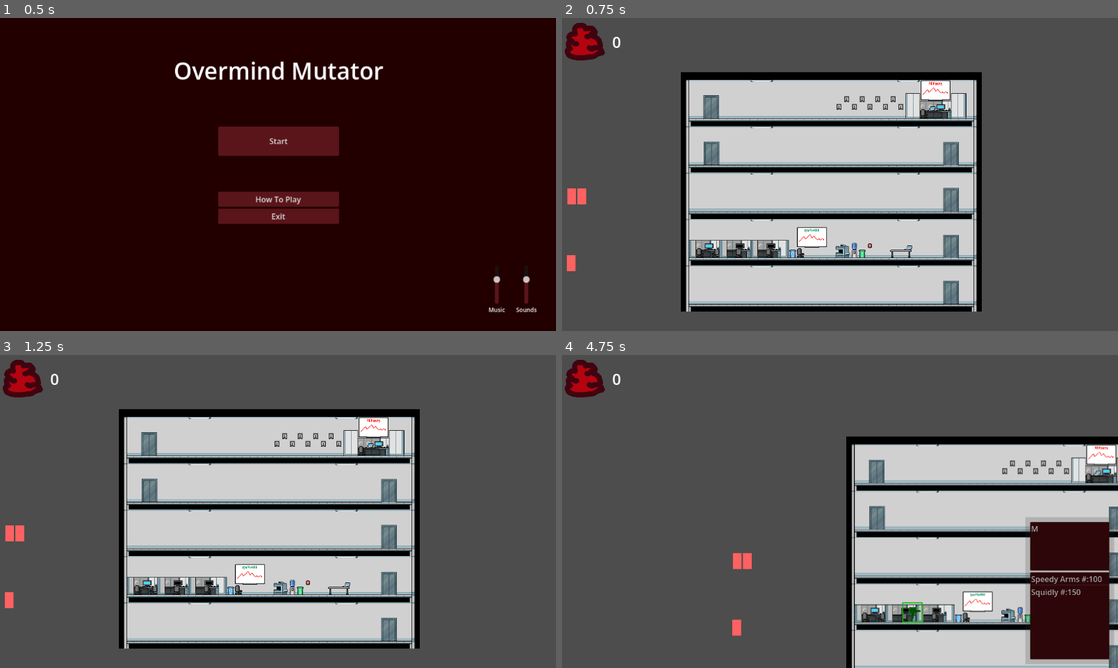
Above: before the commit, frames 1-4 (two rows, left to right).
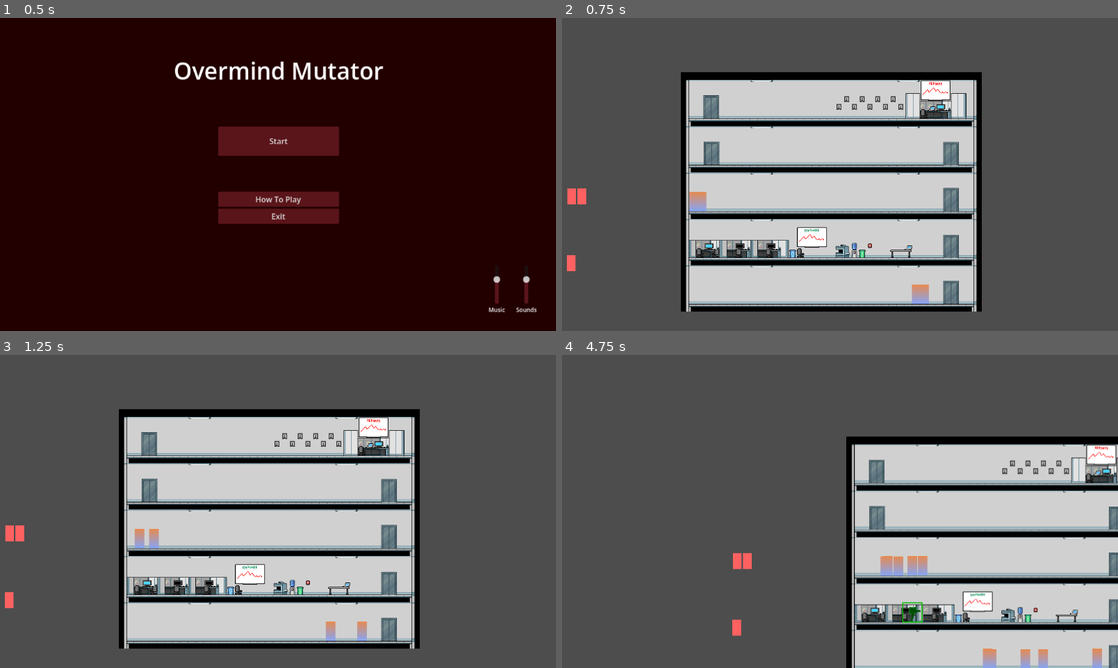
Above: after the commit, the same moments.

Repository: Lambosaurus/wildjam-mutation
Game: Godot game, scene res://ui/start_screen.tscn
The game is run twice, just before and just after one commit, with the same random seed, the same clock (stepped at 60 frames per second) and the same inputs.
Inputs (mouse positions are in pixels of both pictures, inside the frame that each line leads up to):
- Up to frame 1 (0.5 s): no input
- Up to frame 2 (0.75 s): click "Start" at 0.5 s
- Up to frame 3 (1.25 s): no input
- Up to frame 4 (4.75 s): tap Enter at 1.25 s; drag from (584, 533) to (951, 630) at 1.27 s; drag from (739, 583) to (951, 630) at 2.02 s; move the mouse to (573, 533) at 2.77 s; hold A (left) 2.78-3.5 s; click (573, 533) at 2.92 s; drag from (979, 599) to (1117, 489) at 3.52 s; tap Space at 4.25 s; move the mouse to (1006, 558) at 4.27 s; hold D (right) from 4.28 s (still down); tap W (up) at 4.52 s

Frame 1 is identical in both runs. In frame 2, 1.1% of the frame differs, in the area x 0-66%, y 1-92%; in frame 3, 1.1%; in frame 4, 8.5%, in the area x 0-100%, y 1-100%.

Commit message:
Add more sounds

Diff:
--- a/creatures/human/types/security_guard.tres
+++ b/creatures/human/types/security_guard.tres
@@ -7,7 +7,7 @@
 max_health = 200.0
 chase_range = 800.0
 flee_range = 0.0
-attack_range = 400.0
+attack_range = 800.0
 bullet_damage = 10.0
 bullet_count = 6
 bullet_spread = 0.2
--- a/creatures/mutant/mutant.gd
+++ b/creatures/mutant/mutant.gd
@@ -26,6 +26,9 @@
 @export var BOIDS_THRESH_MAX = 1000.0
 
 @onready var health = mutant_type.max_health
+@onready var detection_sounds = $DetectionSounds
+@onready var mutation_sounds = $MutationSounds
+
 var action = Action.idle;
 var action_timeout = 0
 var direction = Direction.right
@@ -51,9 +54,15 @@
 	health -= damage
 	return false
 
+var new_target = true
+
 func pick_next_action() -> void:
 	var target = $TargetSelector.scan()
 	if target:
+		if new_target:
+			detection_sounds.play()
+		new_target = false
+
 		var candidate_direction = vector_to_direction(target.global_position.x - global_position.x)
 		var dist = global_position.distance_to(target.global_position)
 		if dist < mutant_type.attack_range:
@@ -73,6 +82,8 @@
 			0.25,
 			candidate_direction,
 		);
+	else:
+		new_target = true
 
 	var item = $ItemSelector.scan()
 	if item:
@@ -127,6 +138,7 @@
 	$Chassis.animate(action_animation_map[action])
 
 func mutate(mutation: Mutation):
+	mutation_sounds.play()
 	$Chassis.apply_mutation(mutation)
 	mutant_type = MutantType.new()
 	$Chassis.modify_attributes(mutant_type)
--- a/creatures/mutant/mutant.tscn
+++ b/creatures/mutant/mutant.tscn
@@ -7,6 +7,18 @@
 [ext_resource type="Script" uid="uid://d02hn7jrn1pnr" path="res://creatures/mutant/swarm_detector.gd" id="5_37x11"]
 [ext_resource type="PackedScene" uid="uid://cqq8iiqfveykq" path="res://creatures/detector/target_selector.tscn" id="5_y6s6a"]
 [ext_resource type="Texture2D" uid="uid://cvibe34ijekhi" path="res://creatures/mutant/light.png" id="6_y6s6a"]
+[ext_resource type="AudioStream" uid="uid://by477mubg5qng" path="res://sounds/creature_sounds/mon 1.mp3" id="8_ohnn2"]
+[ext_resource type="AudioStream" uid="uid://powr2sd4qxua" path="res://sounds/creature_sounds/mon 2.mp3" id="9_w5iw2"]
+[ext_resource type="AudioStream" uid="uid://clxgxha8le0gu" path="res://sounds/creature_sounds/mon 3.mp3" id="10_o10jf"]
+[ext_resource type="AudioStream" uid="uid://b7wgdievq7168" path="res://sounds/creature_sounds/mon 4.mp3" id="11_58rlf"]
+[ext_resource type="Script" uid="uid://cc7td3t0msdiy" path="res://sounds/game_sound.gd" id="12_jnn0n"]
+[ext_resource type="AudioStream" uid="uid://b7dduga5ruqkg" path="res://sounds/creature_sounds/wet 3.mp3" id="13_wb5rs"]
+[ext_resource type="AudioStream" uid="uid://cffw3k8lhyr2n" path="res://sounds/creature_sounds/wet 5.mp3" id="14_6f7ga"]
+[ext_resource type="AudioStream" uid="uid://dwhfxv8bv47vo" path="res://sounds/creature_sounds/wet 9.mp3" id="15_hoh73"]
+[ext_resource type="AudioStream" uid="uid://cfw4psna40xqm" path="res://sounds/creature_sounds/wet 11.mp3" id="16_p4ocj"]
+[ext_resource type="AudioStream" uid="uid://crwf8ew3i4ogs" path="res://sounds/creature_sounds/wet 12.mp3" id="17_c3snx"]
+[ext_resource type="AudioStream" uid="uid://uy2fedr6ddbg" path="res://sounds/creature_sounds/wet 13.mp3" id="18_pe0oo"]
+[ext_resource type="AudioStream" uid="uid://c235swyo4v5ot" path="res://sounds/creature_sounds/wet 14.mp3" id="19_mlhge"]
 
 [sub_resource type="Resource" id="Resource_dv2ve"]
 script = ExtResource("2_y6s6a")
@@ -25,6 +37,27 @@
 
 [sub_resource type="CircleShape2D" id="CircleShape2D_ybval"]
 radius = 250.0
+
+[sub_resource type="AudioStreamRandomizer" id="AudioStreamRandomizer_posyv"]
+random_pitch = 1.0905077
+random_volume_offset_db = 2.0
+streams_count = 4
+stream_0/stream = ExtResource("8_ohnn2")
+stream_1/stream = ExtResource("9_w5iw2")
+stream_2/stream = ExtResource("10_o10jf")
+stream_3/stream = ExtResource("11_58rlf")
+
+[sub_resource type="AudioStreamRandomizer" id="AudioStreamRandomizer_h031x"]
+random_pitch = 1.122462
+random_volume_offset_db = 1.0
+streams_count = 7
+stream_0/stream = ExtResource("13_wb5rs")
+stream_1/stream = ExtResource("14_6f7ga")
+stream_2/stream = ExtResource("15_hoh73")
+stream_3/stream = ExtResource("16_p4ocj")
+stream_4/stream = ExtResource("17_c3snx")
+stream_5/stream = ExtResource("18_pe0oo")
+stream_6/stream = ExtResource("19_mlhge")
 
 [node name="Mutant" type="CharacterBody2D" unique_id=88951864]
 light_mask = 2
@@ -74,4 +107,14 @@
 [node name="ItemSelector" parent="." unique_id=1093162238 instance=ExtResource("5_y6s6a")]
 target_bit = 4
 
+[node name="DetectionSounds" type="AudioStreamPlayer2D" parent="." unique_id=762892718]
+stream = SubResource("AudioStreamRandomizer_posyv")
+script = ExtResource("12_jnn0n")
+metadata/_custom_type_script = "uid://cc7td3t0msdiy"
+
+[node name="MutationSounds" type="AudioStreamPlayer2D" parent="." unique_id=1830402316]
+stream = SubResource("AudioStreamRandomizer_h031x")
+script = ExtResource("12_jnn0n")
+metadata/_custom_type_script = "uid://cc7td3t0msdiy"
+
 [connection signal="area_entered" from="SelectionArea" to="." method="_on_selection_area_area_entered"]
--- a/entities/bullet/bullet.gd
+++ b/entities/bullet/bullet.gd
@@ -3,6 +3,11 @@
 @export var damage: float = 20.0
 @export var speed: float = 600.0
 @export var velocity: Vector2
+
+@onready var sounds = $Sounds
+
+func _ready():
+	sounds.play()
 
 func set_target(target: Vector2, spread: float = 0.0) -> void:
 	var angle = (target - global_position).angle()
--- a/entities/bullet/bullet.tscn
+++ b/entities/bullet/bullet.tscn
@@ -1,6 +1,12 @@
 [gd_scene format=3 uid="uid://b6n3xmnymykcq"]
 
 [ext_resource type="Script" uid="uid://cws8p6yt7iigo" path="res://entities/bullet/bullet.gd" id="1_78c8h"]
+[ext_resource type="AudioStream" uid="uid://dv702f1sphbnf" path="res://sounds/creature_sounds/pop 1.mp3" id="2_5el1u"]
+[ext_resource type="AudioStream" uid="uid://bfdgsc0ofhkwa" path="res://sounds/creature_sounds/tit 1.mp3" id="3_kehkc"]
+[ext_resource type="AudioStream" uid="uid://bcy17vlatksje" path="res://sounds/creature_sounds/tit 3.mp3" id="4_pkl8e"]
+[ext_resource type="AudioStream" uid="uid://bwo56b15aj1qr" path="res://sounds/creature_sounds/tit 4.mp3" id="5_7jt2a"]
+[ext_resource type="AudioStream" uid="uid://7f2fkmb6lib0" path="res://sounds/creature_sounds/pop 2.mp3" id="6_nxyys"]
+[ext_resource type="Script" uid="uid://cc7td3t0msdiy" path="res://sounds/game_sound.gd" id="7_kg0cg"]
 
 [sub_resource type="Gradient" id="Gradient_2kyv7"]
 offsets = PackedFloat32Array(0.6315789, 0.8803828)
@@ -17,6 +23,16 @@
 [sub_resource type="CircleShape2D" id="CircleShape2D_25cl0"]
 radius = 4.0
 
+[sub_resource type="AudioStreamRandomizer" id="AudioStreamRandomizer_h4ky4"]
+random_pitch = 1.122462
+random_volume_offset_db = 2.0
+streams_count = 5
+stream_0/stream = ExtResource("2_5el1u")
+stream_1/stream = ExtResource("3_kehkc")
+stream_2/stream = ExtResource("4_pkl8e")
+stream_3/stream = ExtResource("5_7jt2a")
+stream_4/stream = ExtResource("6_nxyys")
+
 [node name="Bullet" type="Area2D" unique_id=1684691406]
 collision_layer = 0
 collision_mask = 5
@@ -28,4 +44,9 @@
 [node name="Hitbox" type="CollisionShape2D" parent="." unique_id=1958049804]
 shape = SubResource("CircleShape2D_25cl0")
 
+[node name="Sounds" type="AudioStreamPlayer2D" parent="." unique_id=1881082768]
+stream = SubResource("AudioStreamRandomizer_h4ky4")
+script = ExtResource("7_kg0cg")
+metadata/_custom_type_script = "uid://cc7td3t0msdiy"
+
 [connection signal="body_entered" from="." to="." method="_on_body_entered"]
--- a/entities/strike/strike.gd
+++ b/entities/strike/strike.gd
@@ -2,6 +2,11 @@
 
 @export var damage: float = 0.0
 @export var duration: float = 0.2
+
+@onready var sounds = $Sounds
+
+func _ready():
+	sounds.play()
 
 func _process(delta: float) -> void:
 	if damage > 0:
--- a/entities/strike/strike.tscn
+++ b/entities/strike/strike.tscn
@@ -1,6 +1,10 @@
 [gd_scene format=3 uid="uid://cpurbdtbjx756"]
 
 [ext_resource type="Script" uid="uid://djt10ejnypqe3" path="res://entities/strike/strike.gd" id="1_hr26k"]
+[ext_resource type="AudioStream" uid="uid://cnuxtipfb1cc1" path="res://sounds/creature_sounds/crunkle 1.mp3" id="2_yc4cj"]
+[ext_resource type="AudioStream" uid="uid://uhqk7i10mvqu" path="res://sounds/creature_sounds/crunkle 2.mp3" id="3_kyhey"]
+[ext_resource type="AudioStream" uid="uid://1bckc1o7j2wt" path="res://sounds/creature_sounds/wet 18.mp3" id="4_ny0ax"]
+[ext_resource type="Script" uid="uid://cc7td3t0msdiy" path="res://sounds/game_sound.gd" id="5_kyhey"]
 
 [sub_resource type="CircleShape2D" id="CircleShape2D_lqdc4"]
 
@@ -11,6 +15,12 @@
 gradient = SubResource("Gradient_ftal8")
 width = 20
 height = 20
+
+[sub_resource type="AudioStreamRandomizer" id="AudioStreamRandomizer_ov2e1"]
+streams_count = 3
+stream_0/stream = ExtResource("2_yc4cj")
+stream_1/stream = ExtResource("3_kyhey")
+stream_2/stream = ExtResource("4_ny0ax")
 
 [node name="Strike" type="Area2D" unique_id=518104389]
 collision_layer = 0
@@ -24,3 +34,8 @@
 [node name="Sprite2D" type="Sprite2D" parent="." unique_id=250301045]
 z_index = 1
 texture = SubResource("GradientTexture2D_yc4cj")
+
+[node name="Sounds" type="AudioStreamPlayer2D" parent="." unique_id=1915837493]
+stream = SubResource("AudioStreamRandomizer_ov2e1")
+script = ExtResource("5_kyhey")
+metadata/_custom_type_script = "uid://cc7td3t0msdiy"
--- a/main/main.tscn
+++ b/main/main.tscn
@@ -6,6 +6,7 @@
 [ext_resource type="PackedScene" uid="uid://byescby3rnuk1" path="res://entities/entity_spawner.tscn" id="3_xwkvk"]
 [ext_resource type="PackedScene" uid="uid://dlom32x0f3tyr" path="res://creatures/mutant/mutant.tscn" id="4_c651c"]
 [ext_resource type="PackedScene" uid="uid://cl8rxjlclso5g" path="res://building/components/transporter/elevator/elevator.tscn" id="9_bsumw"]
+[ext_resource type="Resource" uid="uid://pqqd66qcnrml" path="res://creatures/human/types/security_guard.tres" id="9_fwcvl"]
 [ext_resource type="PackedScene" uid="uid://etva80dwgv3l" path="res://ui/main_gui.tscn" id="9_grrlh"]
 [ext_resource type="PackedScene" uid="uid://di2lvp77xng0n" path="res://building/building_tiles.tscn" id="10_0i4oc"]
 [ext_resource type="PackedScene" uid="uid://dcejudxtfvrn8" path="res://building/components/transporter/elevator/pixel_floor_stop.tscn" id="10_bsumw"]
@@ -76,10 +77,53 @@
 [node name="SpawnPoint" type="Node2D" parent="Spawners/MutantLevel0" unique_id=1086107178]
 position = Vector2(293, 63)
 
+[node name="Humans" type="Node" parent="." unique_id=1846980081]
+
+[node name="Soldier" parent="Humans" unique_id=1906732542 instance=ExtResource("2_pjrb6")]
+position = Vector2(288, 370)
+human_type = ExtResource("9_fwcvl")
+
+[node name="Soldier2" parent="Humans" unique_id=1070708771 instance=ExtResource("2_pjrb6")]
+position = Vector2(288, 370)
+human_type = ExtResource("9_fwcvl")
+
+[node name="Soldier3" parent="Humans" unique_id=1220084831 instance=ExtResource("2_pjrb6")]
+position = Vector2(288, 370)
+human_type = ExtResource("9_fwcvl")
+
+[node name="Soldier4" parent="Humans" unique_id=1526823981 instance=ExtResource("2_pjrb6")]
+position = Vector2(288, 370)
+human_type = ExtResource("9_fwcvl")
+
+[node name="Soldier5" parent="Humans" unique_id=1144017800 instance=ExtResource("2_pjrb6")]
+position = Vector2(288, 370)
+human_type = ExtResource("9_fwcvl")
+
+[node name="Soldier6" parent="Humans" unique_id=2013715139 instance=ExtResource("2_pjrb6")]
+position = Vector2(749, 567)
+human_type = ExtResource("9_fwcvl")
+
+[node name="Soldier7" parent="Humans" unique_id=334522673 instance=ExtResource("2_pjrb6")]
+position = Vector2(749, 567)
+human_type = ExtResource("9_fwcvl")
+
+[node name="Soldier8" parent="Humans" unique_id=1133089705 instance=ExtResource("2_pjrb6")]
+position = Vector2(749, 567)
+human_type = ExtResource("9_fwcvl")
+
+[node name="Soldier9" parent="Humans" unique_id=1353841223 instance=ExtResource("2_pjrb6")]
+position = Vector2(749, 567)
+human_type = ExtResource("9_fwcvl")
+
+[node name="Soldier10" parent="Humans" unique_id=1361462706 instance=ExtResource("2_pjrb6")]
+position = Vector2(749, 567)
+human_type = ExtResource("9_fwcvl")
+
 [node name="MainCamera" type="Camera2D" parent="." unique_id=35768897]
 position = Vector2(575, 326)
 
 [node name="GUILayer" type="CanvasLayer" parent="." unique_id=1429688143]
+visible = false
 
 [node name="MainGUI" parent="GUILayer" unique_id=10804972 instance=ExtResource("9_grrlh")]
 mouse_filter = 1
Not shown, added: sounds/creature_sounds/crunkle 1.mp3.import
Not shown, added: sounds/creature_sounds/crunkle 2.mp3.import
Not shown, added: sounds/creature_sounds/hiss 1.mp3.import
Not shown, added: sounds/creature_sounds/hiss 2.mp3.import
Not shown, added: sounds/creature_sounds/hiss 3.mp3.import
Not shown, added: sounds/creature_sounds/mon 1.mp3.import
Not shown, added: sounds/creature_sounds/mon 2.mp3.import
Not shown, added: sounds/creature_sounds/mon 3.mp3.import
Not shown, added: sounds/creature_sounds/mon 4.mp3.import
Not shown, added: sounds/creature_sounds/mon 5.mp3.import
Not shown, added: sounds/creature_sounds/mon 6.mp3.import
Not shown, added: sounds/creature_sounds/pew 1.mp3.import
(and 80 more such lines)
